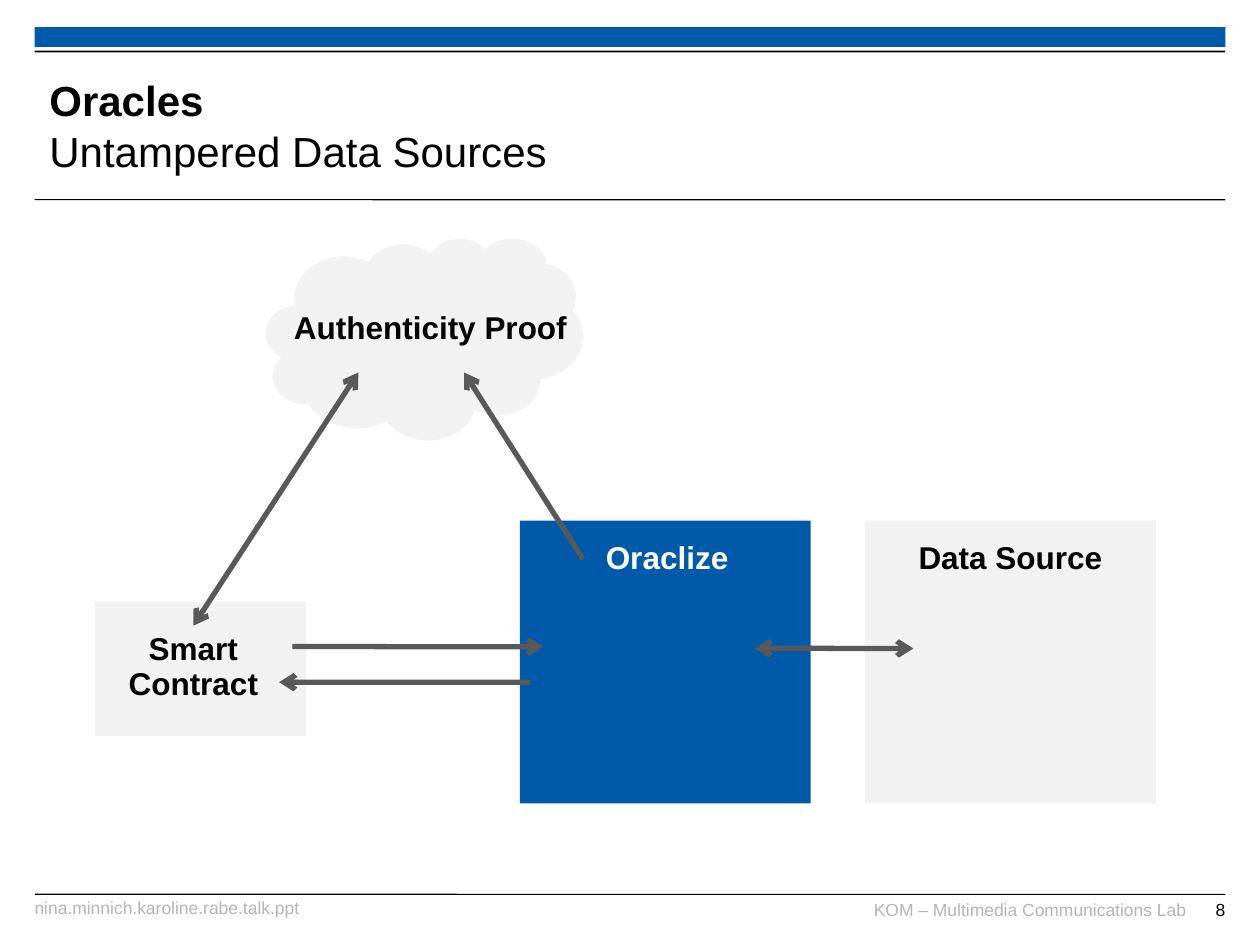
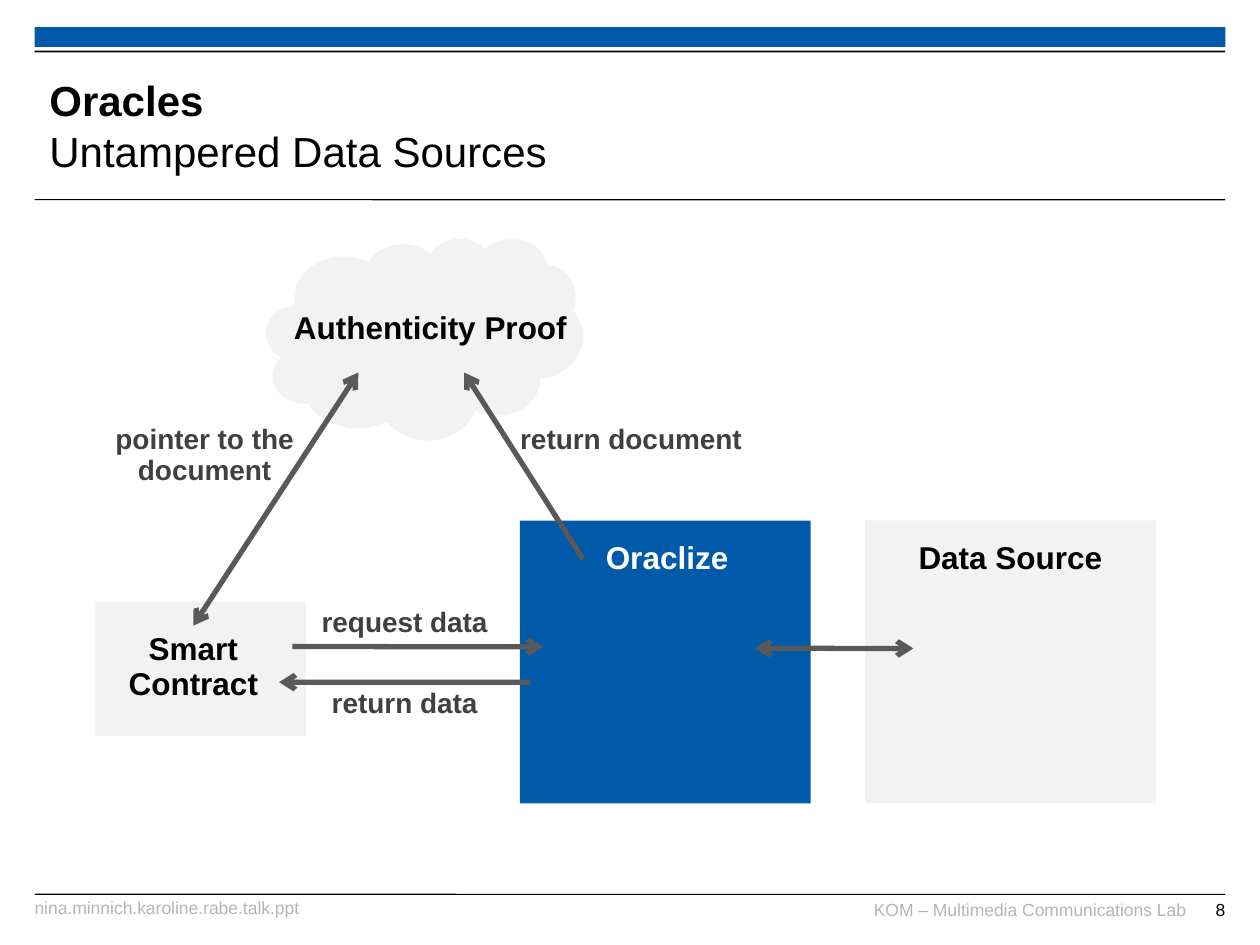
Before and after one commit to karopp/AFTIR, a slide deck: slide 8 of Nina.Minnich.Karoline.Rabe.talk.ppt. Drawn at 1260x945 pixels with LibreOffice and Linux fonts; fonts in the diff are those of the drawing; background and template pictures are left out. Boxes give left, top, right and bottom in pixels: in the first picture for what was removed or moved away, otherwise in the second. Text is boxed around its words. In the diff, an @@ line names an element or a change of style, - is before the commit and + after.

Commit message:
comparison untampered data sources, trusted hardware

```diff
--- a/Nina.Minnich.Karoline.Rabe.talk.ppt
+++ b/Nina.Minnich.Karoline.Rabe.talk.ppt
@@ text added at (115, 428, 294, 481), 16 pt, text #404040, bold @@
+pointer to the document
@@ text added at (520, 428, 741, 450), 16 pt, text #404040, bold @@
+return document
@@ text added at (322, 611, 487, 638), 16 pt, text #404040, bold @@
+request data
@@ text added at (332, 692, 477, 714), 16 pt, text #404040, bold @@
+return data
```
Also in this commit, not shown: 1 other slide changed.
